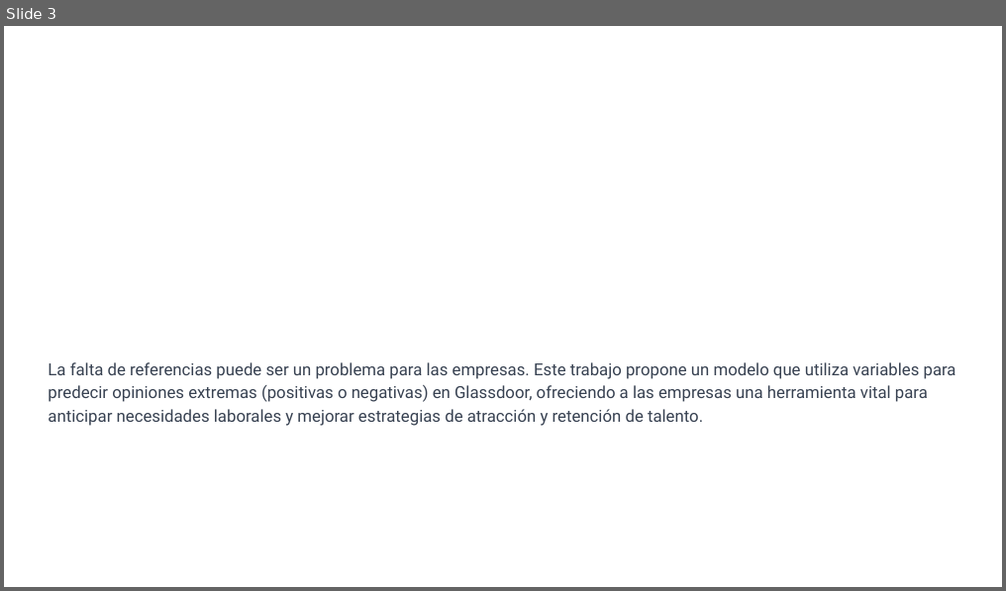
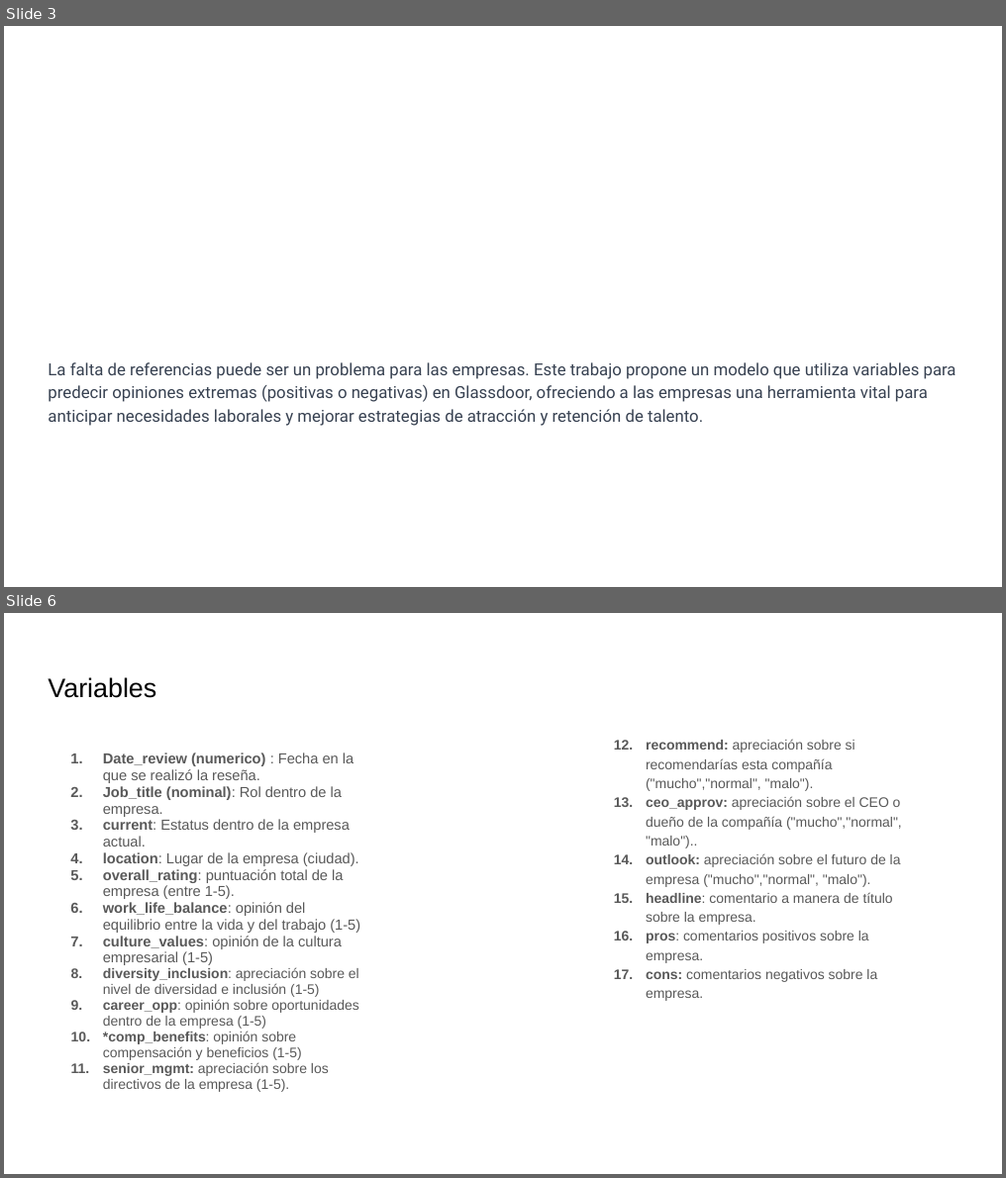
Before and after one commit to worldbp/Coderhouse-DS, a slide deck: Pre-Entrega Proyecto Final/Presentacion Pre-Entega Proyecto Final.pptx. Shown one above the other, each under a label of ours: slide 3 before the commit, slides 3 and 6 after it; the slides between them are not shown. The pictures are 1006x591 and 1006x1178 pixels, drawn with LibreOffice and Linux fonts; fonts in the diff are those of the drawing. Boxes give left, top, right and bottom in pixels: in the first picture for what was removed or moved away, otherwise in the second. Text is boxed around its words. In the diff, an @@ line names an element or a change of style, - is before the commit and + after.

```diff
--- a/Pre-Entrega Proyecto Final/Presentacion Pre-Entega Proyecto Final.pptx
+++ b/Pre-Entrega Proyecto Final/Presentacion Pre-Entega Proyecto Final.pptx
@@ slide 6 added at (x1=4, y1=613, x2=1002, y2=1174), background #FFFFFF @@
@@ title added at (x1=48, y1=677, x2=156, y2=698), 19.2 pt, text #000000 @@
+Variables
@@ text added at (x1=103, y1=753, x2=360, y2=1092), 10.5 pt, text #595959 @@
+1. Date_review (numerico) : Fecha en la que se realizó la reseña.
+2. Job_title (nominal): Rol dentro de la empresa.
+3. current: Estatus dentro de la empresa actual.
+4. location: Lugar de la empresa (ciudad).
+5. overall_rating: puntuación total de la empresa (entre 1-5).
+6. work_life_balance: opinión del equilibrio entre la vida y del trabajo (1-5)
+7. culture_values: opinión de la cultura empresarial (1-5)
+8. diversity_inclusion: apreciación sobre el nivel de diversidad e inclusión (1-5)
+9. career_opp: opinión sobre oportunidades dentro de la empresa (1-5)
+10. *comp_benefits: opinión sobre compensación y beneficios (1-5)
+11. senior_mgmt: apreciación sobre los directivos de la empresa (1-5).
@@ text added at (x1=646, y1=739, x2=902, y2=1001), 10 pt, text #595959 @@
+12. recommend: apreciación sobre si recomendarías esta compañía ("mucho","normal", "malo").
+13. ceo_approv: apreciación sobre el CEO o dueño de la compañía ("mucho","normal", "malo")..
+14. outlook: apreciación sobre el futuro de la empresa ("mucho","normal", "malo").
+15. headline: comentario a manera de título sobre la empresa.
+16. pros: comentarios positivos sobre la empresa.
+17. cons: comentarios negativos sobre la empresa.
```
Also in this commit, not shown: 22 other slides added.
